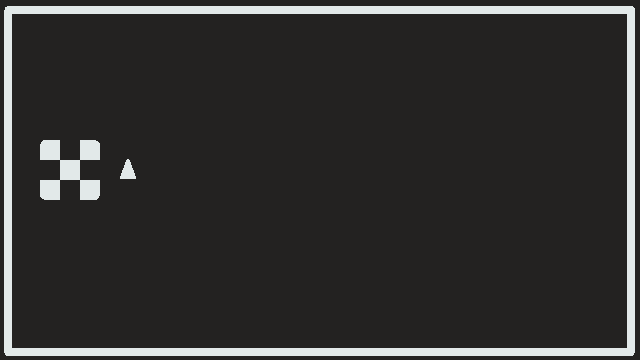
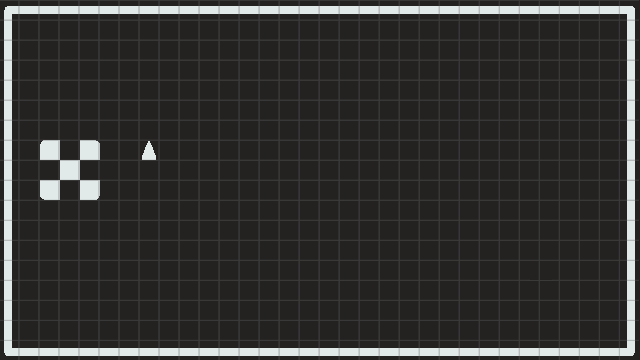
The second 640 x 360 image is a revision of the first. Changes to its layers:
showed "GRADE20X20", painted on it over [0, 0, 639, 360]
painted on "Pintar camada 6" over [64, 64, 256, 256]
painted on "UI_Moldura" over [0, 0, 639, 360]
painted on "Copiar de Pintar camada 2" (2nd of 2) over [0, 0, 639, 360]
